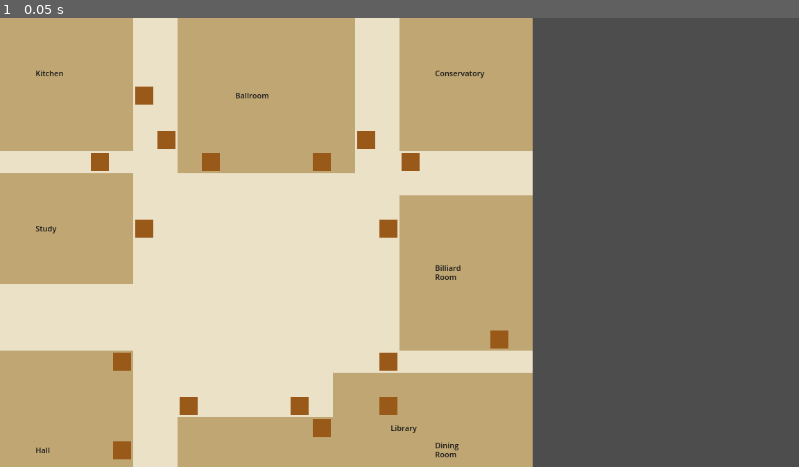
Above: before the commit, frame 1.
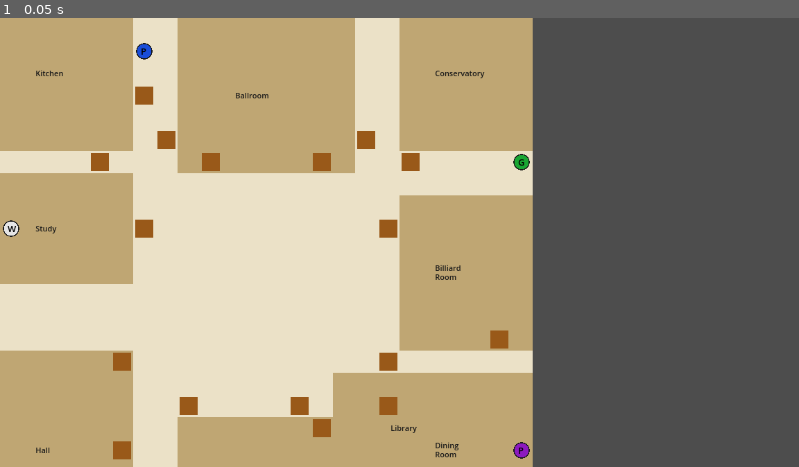
Above: after the commit, the same moment.

Repository: GamanMil/Cluedo_Team50_Godot
Game: Godot game, scene res://Scenes/test_board.tscn
The game is run twice, just before and just after one commit, with the same random seed, the same clock (stepped at 60 frames per second) and the same inputs.
Inputs:
- Up to frame 1 (0.05 s): no input

The runs differ from the first frame. In frame 1, 0.2% of the frame differs, in the area x 0-67%, y 5-99%.
Error before the commit: Invalid access of index '0' on a base object of type: 'Array[Player]'. (res://Scripts/TurnManager.gd:120)

Commit message:
fixed load order in main , game now run

Diff:
--- a/Scripts/Main.gd
+++ b/Scripts/Main.gd
@@ -5,5 +5,6 @@
 @onready var board        = $test_board
 
 func _ready() -> void:
+	game_manager.setup_game(6, 0)
 	board.setup_board(game_manager.players)
 	turn_manager.start_game(game_manager, board)
